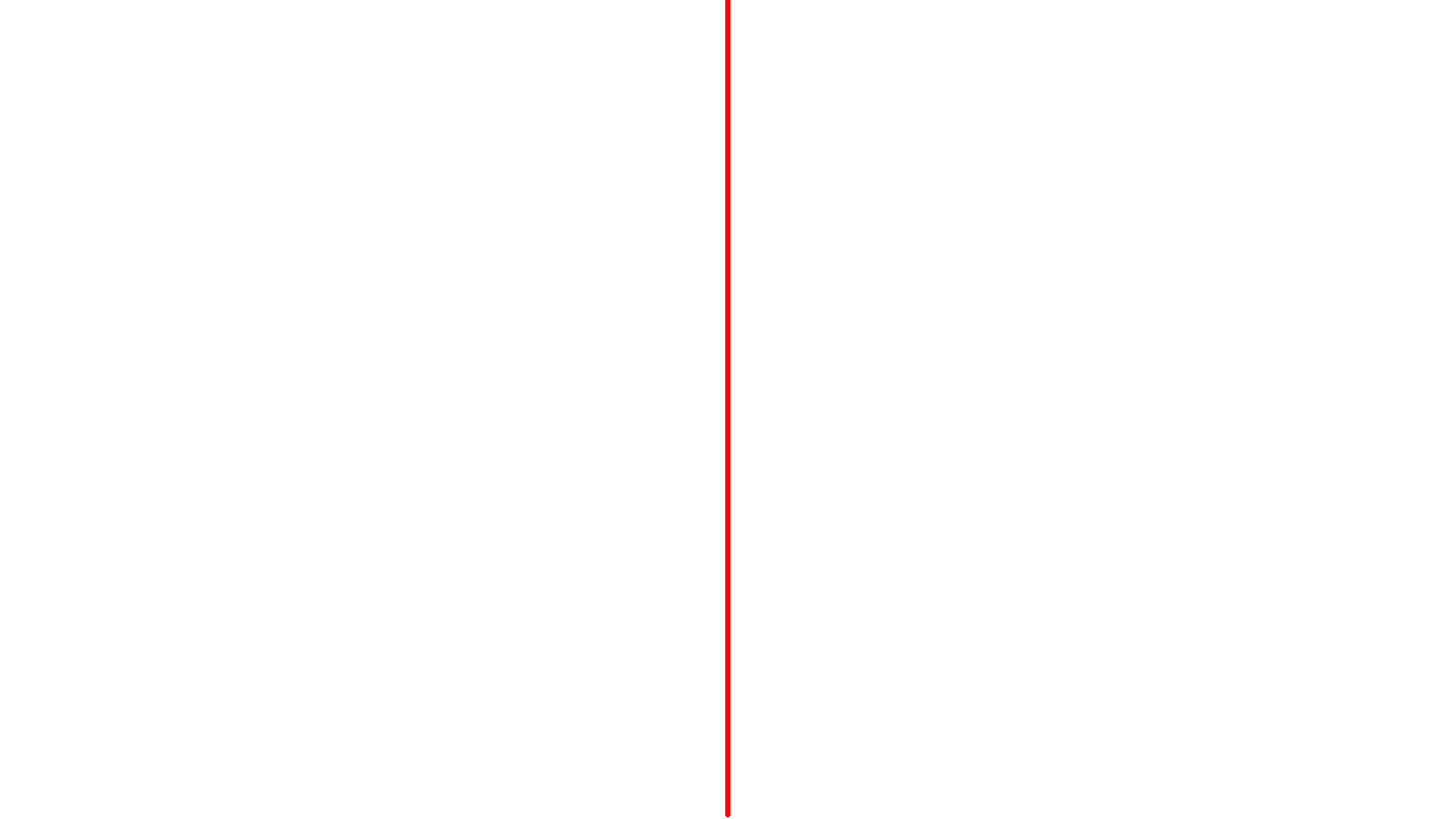
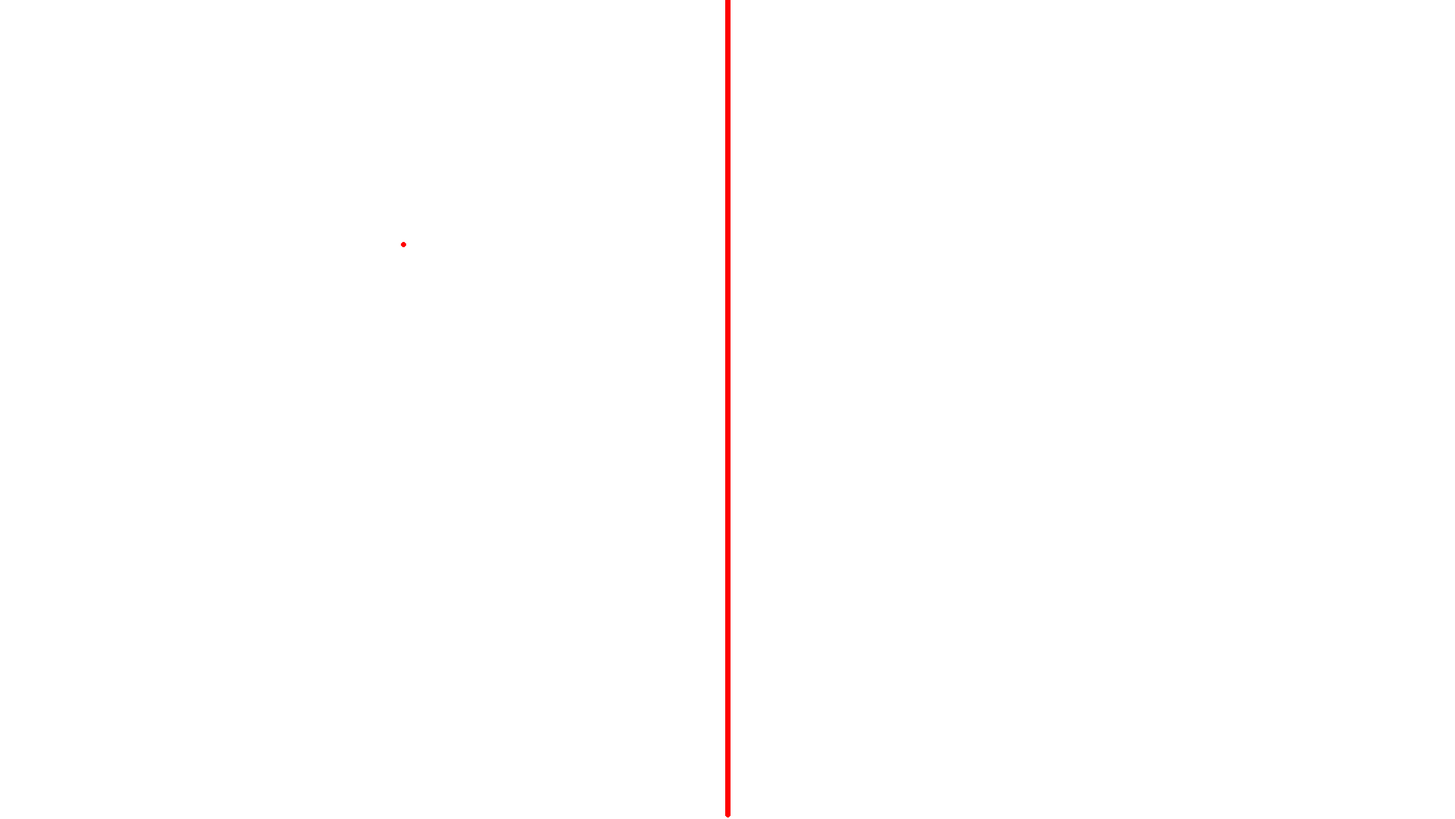
Layers edited between the first and the second (1455, 819) image:
painted on "Layer" over [400, 241, 407, 248]
